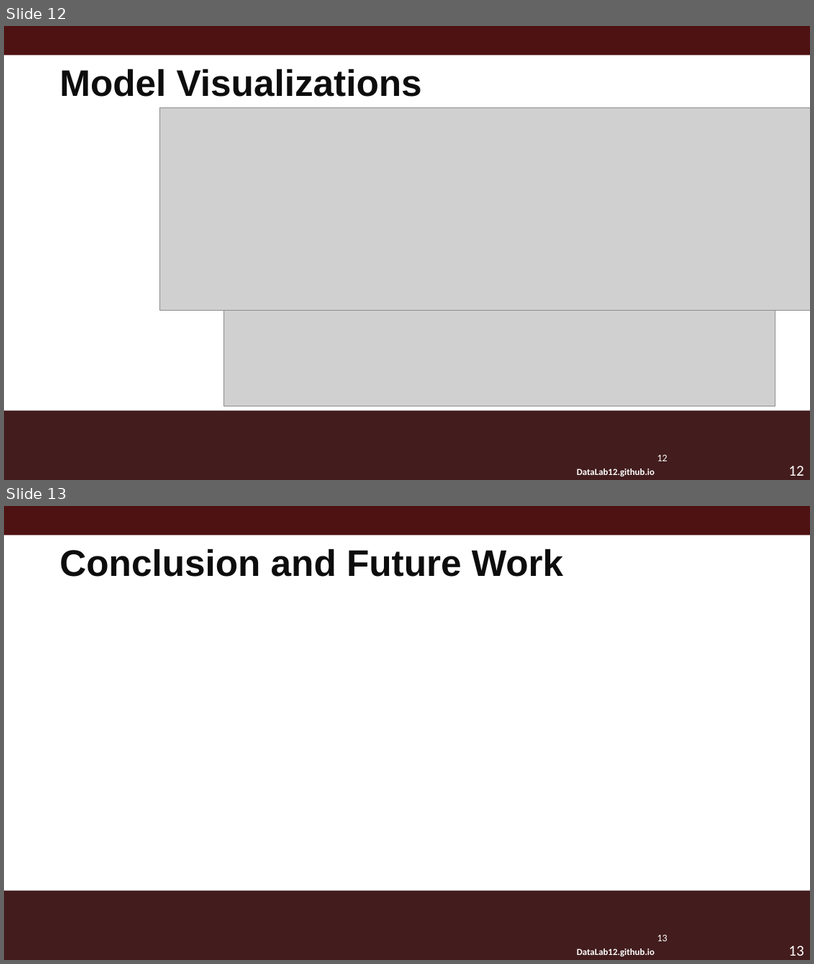
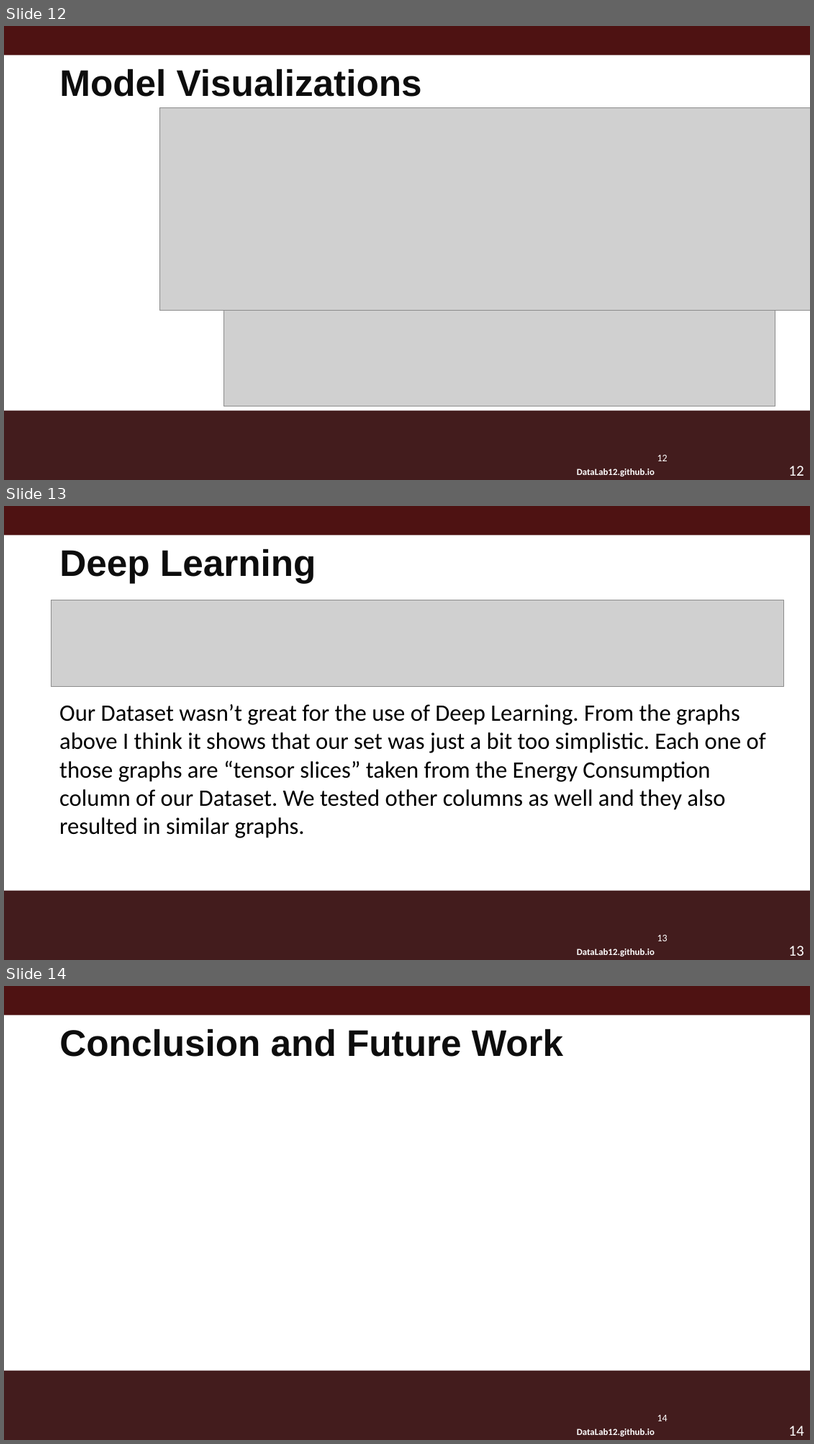
Before and after one commit to zoe-becker/ML-Traffic-Analysis, a slide deck: DataLabMacro.pptm. Shown one above the other, each under a label of ours: slides 12 and 13 before the commit, slides 12, 13 and 14 after it. The pictures are 814x964 and 814x1444 pixels, drawn with LibreOffice and Linux fonts; fonts in the diff are those of the drawing; grey boxes stand for pictures; background and template pictures are left out. Boxes give left, top, right and bottom in pixels: in the first picture for what was removed or moved away, otherwise in the second. Text is boxed around its words. In the diff, an @@ line names an element or a change of style, - is before the commit and + after.

Commit message:
added deep learning slide & more to tensorflow

```diff
--- a/DataLabMacro.pptm
+++ b/DataLabMacro.pptm
@@ slide 13 added at box(4, 506, 810, 960), background #FFFFFF; not listed: 5 template elements that a slide beside it also shows @@
@@ title added at box(59, 548, 316, 584), 44 pt, text #0D0D0D, bold @@
+Deep Learning
@@ picture added at box(52, 600, 784, 687) @@
@@ text added at box(59, 704, 766, 838), 28 pt, text #000000 @@
+Our Dataset wasn’t great for the use of Deep Learning. From the graphs above I think it shows that our set was just a bit too simplistic. Each one of those graphs are “tensor slices” taken from the Energy Consumption column of our Dataset. We tested other columns as well and they also resulted in similar graphs.
@@ what was slide 13 is now slide 14 @@
@@ page number at box(658, 1414, 668, 1421): text changed @@
-13
+14
@@ page number at box(789, 1425, 804, 1435): text changed @@
-13
+14
```
Also in this commit, not shown: 1 other file.
